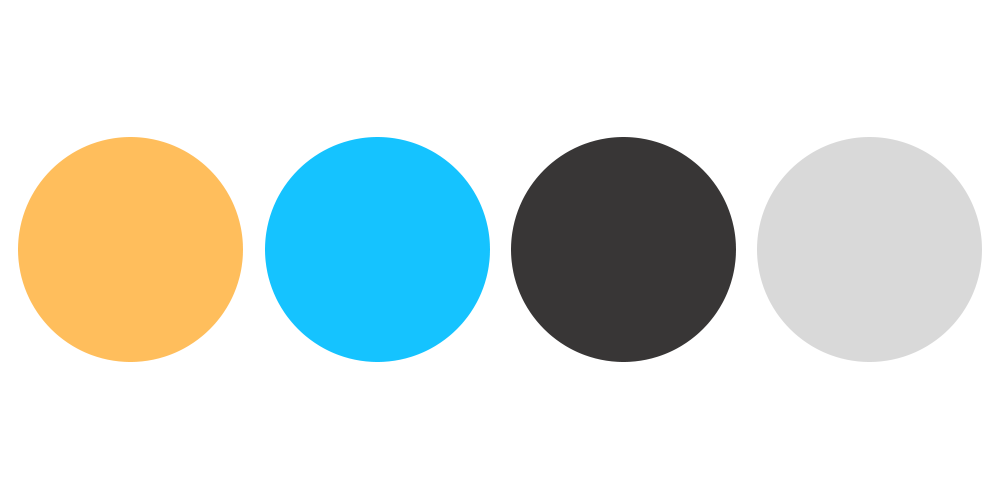
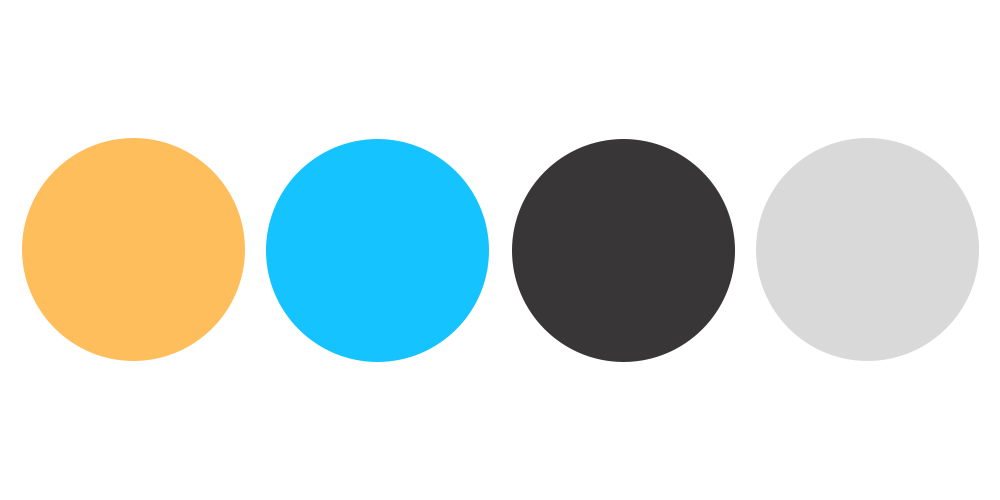
Layered file, before and after one edit (1000×500). Changes by layer:
painted on "Ellipse 1" (1st of 4) over [left=265, top=137, right=490, bottom=362]
painted on "Ellipse 1" (2nd of 4) over [left=756, top=137, right=982, bottom=362]
painted on "Ellipse 1" (3rd of 4) over [left=511, top=137, right=736, bottom=362]
painted on "Ellipse 1" (4th of 4) over [left=18, top=137, right=245, bottom=362]
